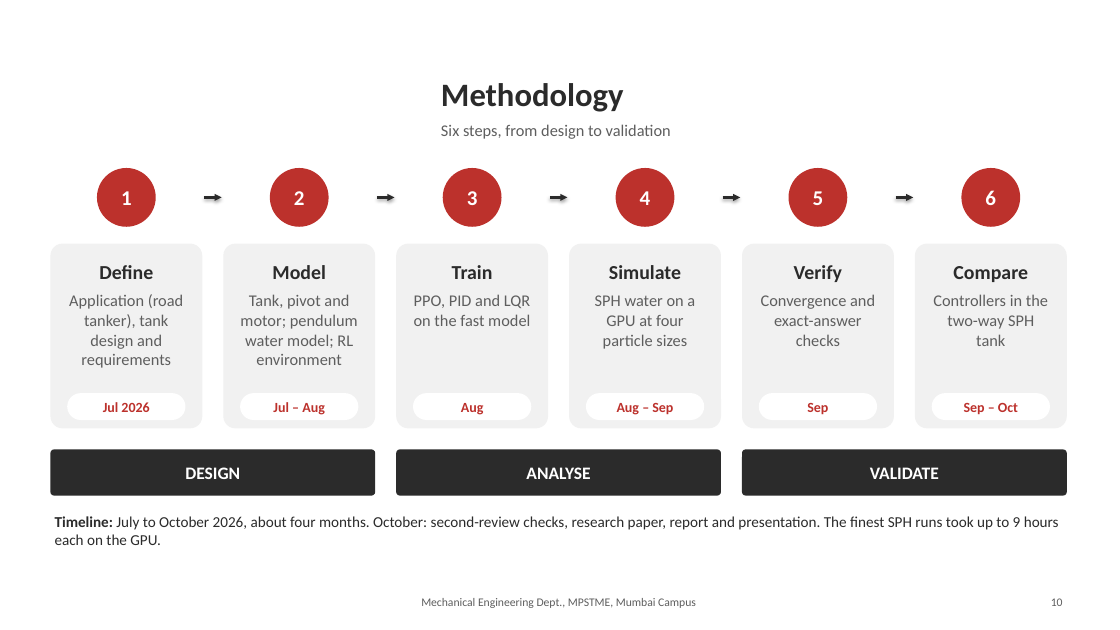
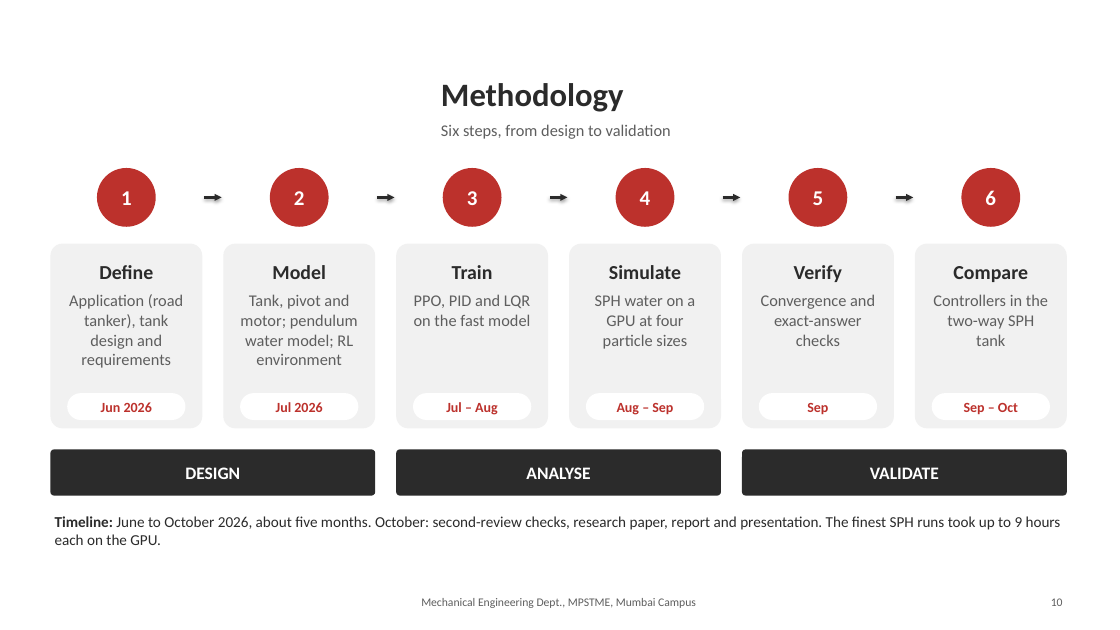
Before and after one commit to RacerRed505/LiquidSloshingRL-Capstone, a slide deck: slide 10 of docs/presentation/Liquid_Sloshing_Final_Presentation.pptx. Drawn at 1120x630 pixels with LibreOffice and Linux fonts; fonts in the diff are those of the drawing; background and template pictures are left out. Boxes give left, top, right and bottom in pixels: in the first picture for what was removed or moved away, otherwise in the second. Text is boxed around its words. In the diff, an @@ line names an element or a change of style, - is before the commit and + after.

Commit message:
Start the presentation timeline in June 2026

```diff
--- a/docs/presentation/Liquid_Sloshing_Final_Presentation.pptx
+++ b/docs/presentation/Liquid_Sloshing_Final_Presentation.pptx
@@ text in rounded rectangle at [101, 402, 152, 412]: text changed @@
-Jul 2026
+Jun 2026
@@ text in rounded rectangle at [276, 402, 322, 412]: text changed @@
-Jul – Aug
+Jul 2026
@@ text in rounded rectangle at [446, 402, 498, 415]: text changed @@
-Aug
+Jul – Aug
@@ text at [55, 516, 1061, 545]: text changed @@
-Timeline: July to October 2026, about four months. October: second-review checks, research paper, report and presentation. The finest SPH runs took up to 9 hours each on the GPU.
+Timeline: June to October 2026, about five months. October: second-review checks, research paper, report and presentation. The finest SPH runs took up to 9 hours each on the GPU.
```
Also in this commit, not shown: 1 other file.
